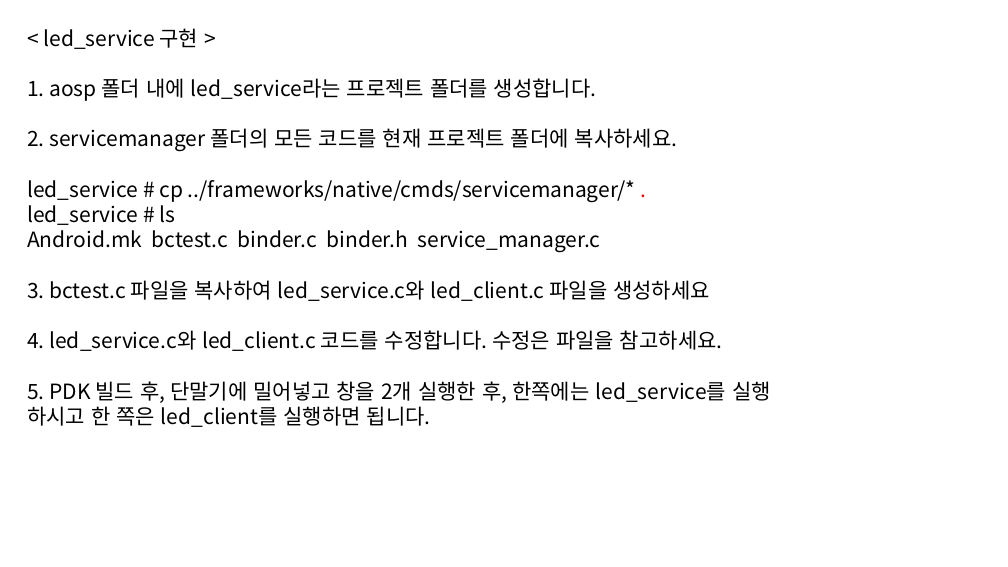
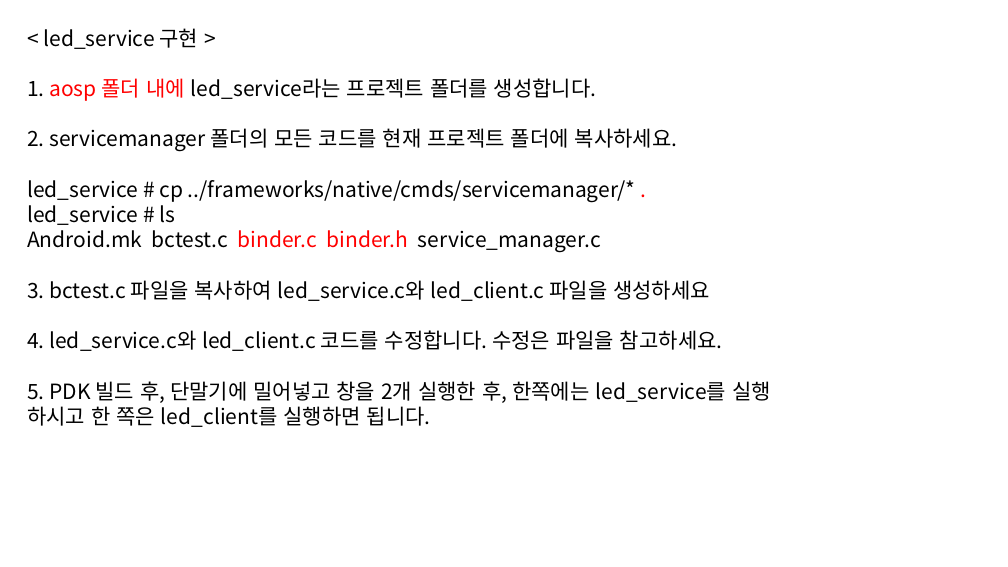
Before and after one commit to beila/ndkclass, a slide deck: slide 19 of lecturer/20150604.pptx. Drawn at 1008x567 pixels with LibreOffice and Linux fonts; fonts in the diff are those of the drawing. Boxes give left, top, right and bottom in pixels: in the first picture for what was removed or moved away, otherwise in the second. Text is boxed around its words. In the diff, an @@ line names an element or a change of style, - is before the commit and + after.

```diff
--- a/lecturer/20150604.pptx
+++ b/lecturer/20150604.pptx
@@ text at (x1=27, y1=78, x2=601, y2=252): text colour #000000 to #FF0000 in "aosp 폴더 내에", "binder.c binder.h" @@
```
Also in this commit, not shown: 5 other slides changed, 2 slides added, 1 slide removed, 8 other files.
